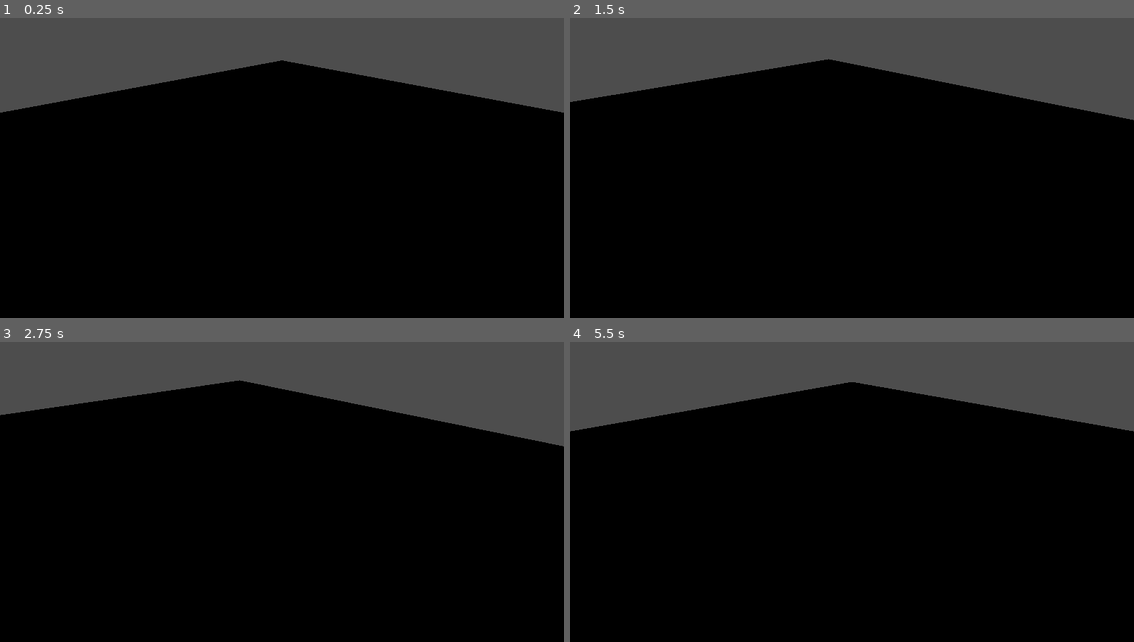
Above: before the commit, frames 1-4 (two rows, left to right).
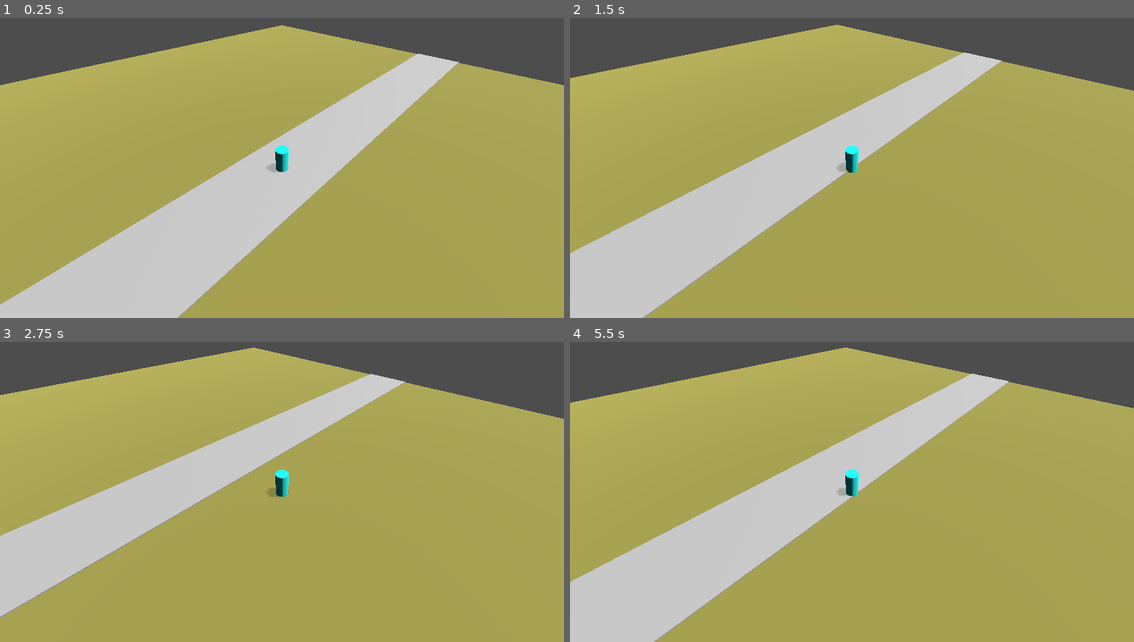
Above: after the commit, the same moments.

Repository: longotiziano/td-project
Game: Godot game, scene res://scenes/main.tscn
Two runs of this game, one before a commit and one after it. Both use one fixed random seed, a clock stepped at 60 frames per second and the inputs below.
Inputs:
- Up to frame 1 (0.25 s): no input
- Up to frame 2 (1.5 s): tap Enter at 0.5 s; hold Right (ui_right) 0.53-1.28 s; hold Shift (run, bound only after the commit) 0.53-1.28 s; hold Down (ui_down) from 1.28 s (still down); tap Shift (run, bound only after the commit) at 1.35 s
- Up to frame 3 (2.75 s): release Down (ui_down) at 2.03 s; hold Right (ui_right) from 2.03 s (still down); hold Shift (run, bound only after the commit) from 2.03 s (still down)
- Up to frame 4 (5.5 s): release Right (ui_right) at 2.78 s; release Shift (run, bound only after the commit) at 2.78 s; hold Up (ui_up) 2.78-3.53 s; tap Shift (run, bound only after the commit) at 2.85, 4.35 s; hold Shift (run, bound only after the commit) 3.53-4.28 s; hold Left (ui_left) 3.53-5.03 s; hold Down (ui_down) from 5.03 s (still down); hold Shift (run, bound only after the commit) from 5.03 s (still down)

The runs differ from the first frame. In frame 1, 88% of the frame differs, in the area x 0-100%, y 2-100%; in frame 2, 88%; in frame 3, 88%; in frame 4, 89%, in the area x 0-100%, y 1-100%.

Commit message:
mas cambios

Diff:
--- a/game/project.godot
+++ b/game/project.godot
@@ -47,6 +47,11 @@
 , Object(InputEventKey,"resource_local_to_scene":false,"resource_name":"","device":-1,"window_id":0,"alt_pressed":false …(183 unchanged characters)…
 ]
 }
+run={
+"deadzone": 0.2,
+"events": [Object(InputEventKey,"resource_local_to_scene":false,"resource_name":"","device":-1,"window_id":0,"alt_pressed":false,"shift_pressed":false,"ctrl_pressed":false,"meta_pressed":false,"pressed":false,"keycode":0,"physical_keycode":4194325,"key_label":0,"unicode":0,"location":0,"echo":false,"script":null)
+]
+}
 
 [physics]
 
--- a/game/scenes/main.tscn
+++ b/game/scenes/main.tscn
@@ -10,7 +10,13 @@
 [sub_resource type="StandardMaterial3D" id="StandardMaterial3D_0wfyh"]
 albedo_color = Color(9.62615e-08, 0.71284145, 0.70712936, 1)
 
+[sub_resource type="Environment" id="Environment_0wfyh"]
+ambient_light_color = Color(0.34565455, 0.41897678, 0.5430203, 1)
+
 [sub_resource type="HeightMapShape3D" id="HeightMapShape3D_sugp2"]
+
+[sub_resource type="StandardMaterial3D" id="StandardMaterial3D_sugp2"]
+albedo_color = Color(0.46289068, 0.44717252, 0.21996474, 1)
 
 [sub_resource type="PlaneMesh" id="PlaneMesh_jyhfs"]
 
@@ -22,7 +28,7 @@
 script = ExtResource("1_o5qli")
 
 [node name="Player" type="CharacterBody3D" parent="." unique_id=607388624]
-transform = Transform3D(1, 0, 0, 0, 1, 0, 0, 0, 1, 0, 1.4570675, 0)
+transform = Transform3D(1.8, 0, 0, 0, 1.8, 0, 0, 0, 1.8, 0, 1.4570675, 0)
 script = ExtResource("2_0wfyh")
 
 [node name="CollisionShape3D" type="CollisionShape3D" parent="Player" unique_id=517250033]
@@ -34,12 +40,32 @@
 
 [node name="AnimationPlayer" type="AnimationPlayer" parent="Player" unique_id=1642479255]
 
-[node name="Floor" type="StaticBody3D" parent="." unique_id=878947965]
-transform = Transform3D(20, 0, 0, 0, 20, 0, 0, 0, 20, 0, 0, 0)
+[node name="DirectionalLight3D" type="DirectionalLight3D" parent="." unique_id=1489887029]
+transform = Transform3D(0.7071067, 0.5930296, -0.3851179, 0, 0.54463893, 0.83867055, 0.7071067, -0.5930296, 0.3851179, 2.5962958, 13.009415, 2.5962958)
+light_energy = 1.5
+shadow_enabled = true
+shadow_bias = 0.0
+shadow_normal_bias = 4.587
+shadow_transmittance_bias = -6.58
+shadow_opacity = 0.41
+shadow_blur = 0.0
 
-[node name="CollisionShape3D" type="CollisionShape3D" parent="Floor" unique_id=1793900638]
+[node name="WorldEnvironment" type="WorldEnvironment" parent="." unique_id=894133854]
+environment = SubResource("Environment_0wfyh")
+
+[node name="Map" type="Node3D" parent="." unique_id=449746715]
+
+[node name="CSGBox3D" type="CSGBox3D" parent="Map" unique_id=83037509]
+transform = Transform3D(11.134385, 0, 0, 0, 0.34194466, 0, 0, 0, 1, -0.36425966, 0, 0.036315918)
+size = Vector3(1.0654297, 1, 140.04602)
+
+[node name="Floor" type="StaticBody3D" parent="Map" unique_id=878947965]
+transform = Transform3D(70, 0, 0, 0, 70, 0, 0, 0, 70, 0, 0, 0)
+
+[node name="CollisionShape3D" type="CollisionShape3D" parent="Map/Floor" unique_id=1793900638]
 transform = Transform3D(2, 0, 0, 0, 2, 0, 0, 0, 2, 0, 0, 0)
 shape = SubResource("HeightMapShape3D_sugp2")
 
-[node name="MeshInstance3D" type="MeshInstance3D" parent="Floor" unique_id=2079671665]
+[node name="MeshInstance3D" type="MeshInstance3D" parent="Map/Floor" unique_id=2079671665]
+material_override = SubResource("StandardMaterial3D_sugp2")
 mesh = SubResource("PlaneMesh_jyhfs")
--- a/game/scripts/isometric_camera.gd
+++ b/game/scripts/isometric_camera.gd
@@ -3,11 +3,11 @@
 var target: Node3D
 
 func _ready():
-	position = Vector3(-5, 5, -5)
+	position = Vector3(-15, 20, -15)
 	look_at(Vector3.ZERO, Vector3.UP)
 	target = get_node("/root/Node3D/Player")
 
 func _process(_delta):
 	if target:
-		position = target.global_position + Vector3(-5, 5, -5)
+		position = target.global_position + Vector3(-15, 20, -15)
 		look_at(target.global_position, Vector3.UP)
--- a/game/scripts/player.gd
+++ b/game/scripts/player.gd
@@ -1,14 +1,17 @@
 extends CharacterBody3D # tipo del script, en este caso "agrega a CharacterBody3D"
 
 @export var speed  : float = 5.0
+@export var run_speed   : float = 10.0  # velocidad corriendo
 @export var gravity: float = 20.0
 
+# movimiento con y = 0
 var ISO_FORWARD = Vector3(-1, 0, -1).normalized()
 var ISO_RIGHT   = Vector3(-1, 0,  1).normalized()
 
+# "busca este nodo cuando la escena esté lista" -> $ es un atajo para get_node()
 @onready var mesh = $MeshInstance3D
 
-func _physics_process(delta):
+func _physics_process(delta):# se ejecuta a frecuencia fija, 60 veces por segundo siempre, sin importar los FPS
 	if not is_on_floor():
 		velocity.y -= gravity * delta
 
@@ -17,11 +20,13 @@
 		Input.get_axis("ui_up",   "ui_down")
 	)
 
+	var current_speed = run_speed if Input.is_action_pressed("run") else speed
+
 	if raw.length() > 0.1:
 		raw = raw.normalized()
 		var dir = (ISO_RIGHT * raw.x + ISO_FORWARD * raw.y)
-		velocity.x = dir.x * speed
-		velocity.z = dir.z * speed
+		velocity.x = dir.x * current_speed
+		velocity.z = dir.z * current_speed
 
 		var look_dir = Vector3(velocity.x, 0, velocity.z)
 		if look_dir.length() > 0.01:
@@ -31,6 +36,7 @@
 				delta * 12.0
 			)
 	else:
-		velocity.x = move_toward(velocity.x, 0, speed)
-		velocity.z = move_toward(velocity.z, 0, speed)
+		velocity.x = move_toward(velocity.x, 0, current_speed)
+		velocity.z = move_toward(velocity.z, 0, current_speed)
+
 	move_and_slide()
Not shown, added: notes.md
